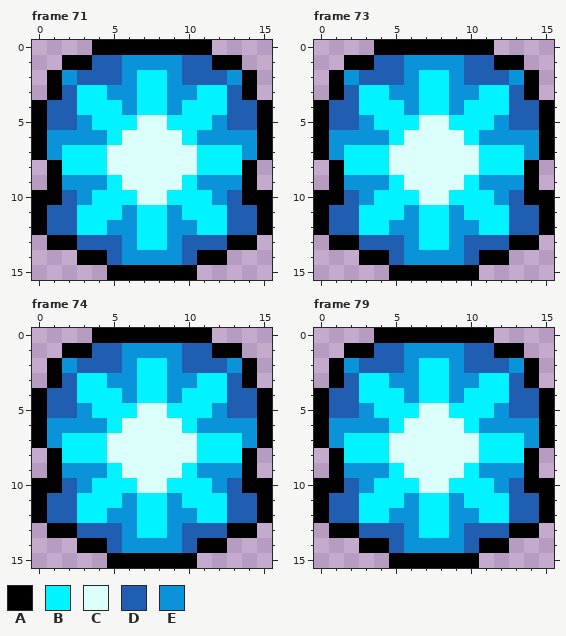
A pixel-art file gets an edit: ExternalAssets/Buffs.ase. This is how it looked before the edit.
16x16 pixels, 375 frames. Shown: frame 71, frame 73, frame 74, frame 79. The commit also changed other frames, which this record leaves out.
Palette (. is transparent): A #000000  B #00f3ff  C #dbfffa  D #1f5eb1  E #0a93d8
Now the later version:
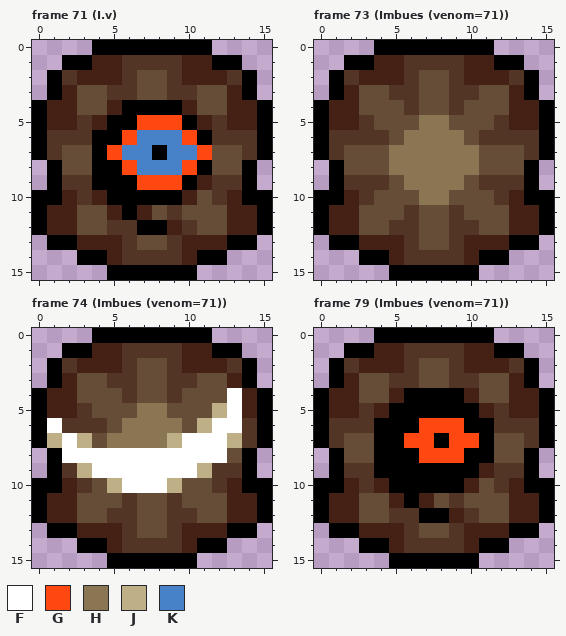
Colours new in this view: F #ffffff  G #ff4711  H #8b7653  J #bfaf87  K #4782c9
What changed:
colour B: #00f3ff -> #664d37
colour D: #1f5eb1 -> #452014
colour E: #0a93d8 -> #523525
Changed rows in their new state; - is a pixel that keeps its letter.
Frame 71 (I.v), layer "Foreground":
first column x 4:
 4 -DAAAAD-
 5 DAAGGGAD
 6 AAGKKKGA
 7 AGKKAKKG
 8 AAGKKKGA
 9 AAAGGGAD
10 DAAAAAD-
11 -DAD----
12 ---AAD--
Frame 73 (Imbues (venom=71)), layer "Background":
first column x 5:
 5 --HH--
 6 -HHHH-
 7 HHHHHH
 8 HHHHHH
 9 -HHHH-
10 --HH--
Frame 74 (Imbues (venom=71)), layers "Foreground", "Background":
first column x 1:
 4 ------------F
 5 ------HH---JF
 6 F----HHHH-JFF
 7 JFJ-HHHHJFFFJ
 8 -FFFFFFFFFFF-
 9 --JFFFFFFFJ--
10 ----JFFFJ----
Frame 79 (Imbues (venom=71)), layer "Foreground":
first column x 4:
 4 -DAAAAD-
 5 DAAAAAAD
 6 AAAGGGAA
 7 AAGGAGGA
 8 AAAGGGAA
 9 AAAAAAAD
10 DAAAAAD-
11 -DAD----
12 ---AAD--
